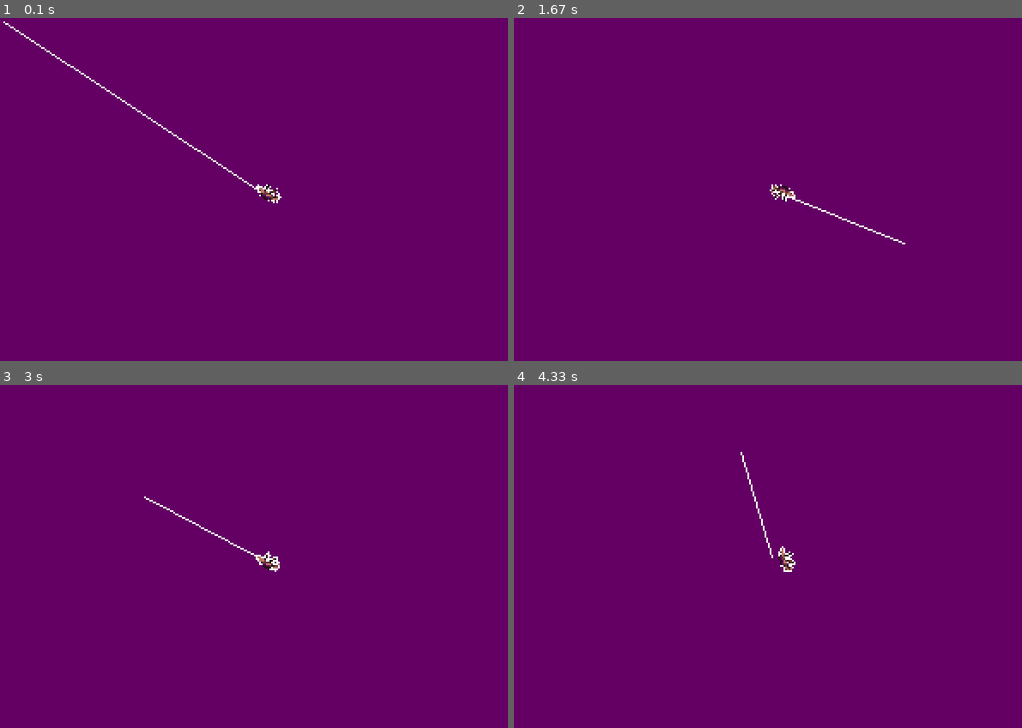
Above: before the commit, frames 1-4 (two rows, left to right).
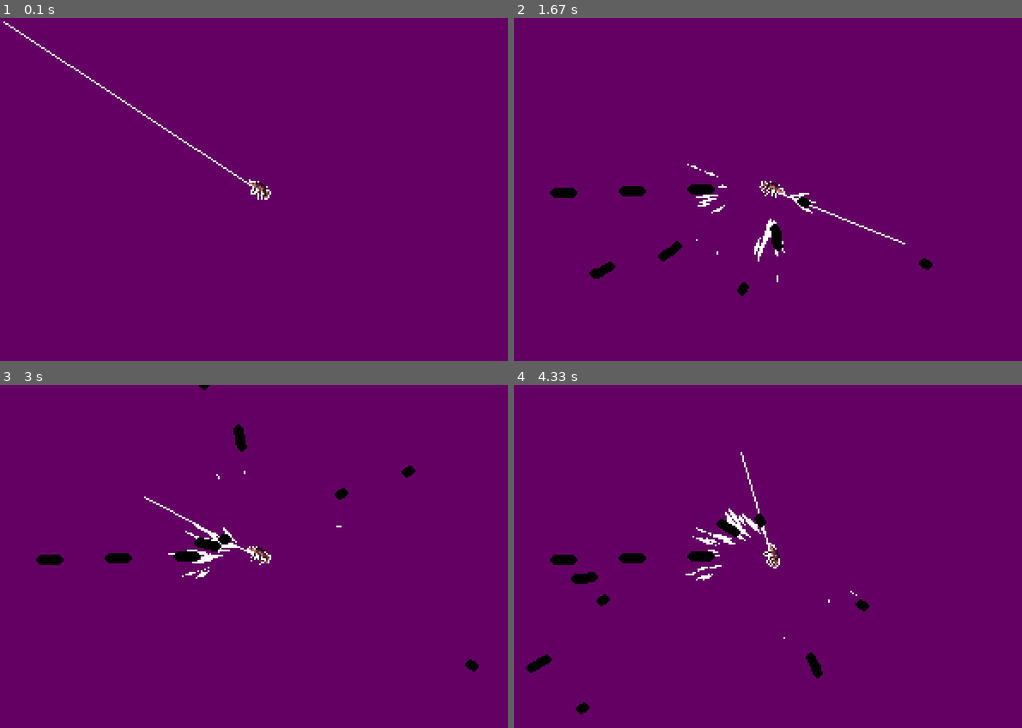
Above: after the commit, the same moments.

Repository: Aimisnotavailable/Python-Pygame
Game: pygame game, started from Game/rotation.py
The game is run twice, just before and just after one commit, with the same random seed, the same clock (stepped at 60 frames per second) and the same inputs.
Inputs (mouse positions are in pixels of both pictures, inside the frame that each line leads up to):
- Up to frame 1 (0.1 s): no input
- Up to frame 2 (1.67 s): press the mouse at (646, 192) at 0.37 s; move the mouse to (732, 230) at 0.47 s; release the mouse at (823, 264) at 0.6 s; press the mouse at (646, 192) at 0.7 s; move the mouse to (737, 206) at 0.8 s; release the mouse at (828, 220) at 0.93 s; press the mouse at (646, 192) at 1.03 s; move the mouse to (696, 234) at 1.13 s; release the mouse at (747, 278) at 1.27 s; press the mouse at (646, 192) at 1.37 s; move the mouse to (778, 216) at 1.47 s; release the mouse at (905, 244) at 1.6 s
- Up to frame 3 (3 s): press the mouse at (132, 559) at 1.7 s; move the mouse to (284, 604) at 1.8 s; release the mouse at (436, 645) at 1.93 s; press the mouse at (132, 559) at 2.03 s; move the mouse to (248, 529) at 2.13 s; release the mouse at (365, 494) at 2.27 s; press the mouse at (132, 559) at 2.37 s; move the mouse to (254, 515) at 2.47 s; release the mouse at (370, 474) at 2.6 s; press the mouse at (132, 559) at 2.7 s; move the mouse to (137, 529) at 2.8 s; release the mouse at (147, 494) at 2.93 s
- Up to frame 4 (4.33 s): press the mouse at (646, 559) at 3.03 s; move the mouse to (630, 621) at 3.13 s; release the mouse at (615, 683) at 3.27 s; press the mouse at (646, 559) at 3.37 s; move the mouse to (661, 570) at 3.47 s; release the mouse at (671, 583) at 3.6 s; press the mouse at (646, 559) at 3.7 s; move the mouse to (788, 597) at 3.8 s; release the mouse at (930, 638) at 3.93 s; press the mouse at (646, 559) at 4.03 s; move the mouse to (691, 505) at 4.13 s; release the mouse at (742, 453) at 4.27 s

The runs differ from the first frame. In frame 1, 0.2% of the frame differs, in the area x 48-56%, y 47-54%; in frame 2, 1.6%; in frame 3, 1.5%; in frame 4, 1.9%, in the area x 2-70%, y 36-96%.

Commit message:
Updated rotation

Diff:
--- a/Game/rotation.py
+++ b/Game/rotation.py
@@ -1,7 +1,9 @@
 import pygame
 import math
 import sys
+import random
 from scripts.utils import load_image
+from scripts.sparks import Sparks
 
 QUADRANTS = {(1, 0) : 0,
              (0, 0) : 180,
@@ -10,6 +12,8 @@
              }
 
 class Rotation:
+    def rect(self, pos, size):
+        return pygame.Rect(pos[0], pos[1], size[0], size[1])
 
     def run(self):
         self.screen = pygame.display.set_mode((600, 400))
@@ -19,17 +23,33 @@
 
         self.clock = pygame.time.Clock()
         angle = 0
-        midpoint = (150, 100)
+        midpoint = [150, 100]
         mpos = (400, 372)
         self.flip_x = 0
         self.flip_y = 0
         original_size = self.img.get_size()
+
+        self.img_pos = midpoint
+        self.sparks = []
+        self.projectiles = []
+        self.clicking = False
+
+        self.cd = 0
         while True:
             self.display.fill((100, 0, 100))
             for event in pygame.event.get():
                 if event.type == pygame.QUIT:
                     pygame.quit()
                     sys.exit()
+
+                if event.type == pygame.MOUSEBUTTONDOWN:
+                    if event.button == 1:
+                        self.clicking = True
+
+                if event.type == pygame.MOUSEBUTTONUP:
+                    if event.button == 1:
+                        self.clicking = False
+
             mpos = pygame.mouse.get_pos()
             mpos = (mpos[0]//2 , mpos[1]//2)
 
@@ -38,15 +58,49 @@
 
             quad = (self.flip_x, self.flip_y)
 
-            angle = (-1 * math.atan((mpos[1] - midpoint[1]) / (mpos[0] - midpoint[0]) if (mpos[0] - midpoint[0]) != 0 else 1 ) * (180 / math.pi)) + QUADRANTS[quad]
+            x = (mpos[0] - midpoint[0])
+            y = (mpos[1] - midpoint[1])
+
+            if x != 0:
+                angle = int((math.atan(y/x) * (-1 if self.flip_x else 1) * (180 / math.pi) ) + QUADRANTS[quad])
+            else:
+                angle = 90 if self.flip_y else 270
 
             img = pygame.transform.rotate(self.img , angle)
 
             pygame.draw.line(self.display, (255, 255, 255), midpoint, (mpos[0], mpos[1]))
-            new_size = img.get_size()
-            offset = (original_size[0] - new_size[0] ,  original_size[1] - new_size[1])
-            print(offset)
-            self.display.blit(img, (midpoint[0] + offset[0], midpoint[1] + offset[1]))
+
+            img_rect = img.get_rect(center=(self.img_pos))
+
+            self.display.blit(pygame.transform.flip(img, False ,  not self.flip_x), img_rect)
+            print(angle)
+
+            if self.clicking:
+                if self.cd == 0:
+                    # midpoint[0] += math.cos((-(angle + 180) * math.pi)/180) * 3
+                    # midpoint[1] += math.sin((-(angle + 180) * math.pi)/180) * 3
+                    sp_x = math.cos(((-angle if self.flip_x else angle) * math.pi)/180) * 10 + (midpoint[0])
+                    sp_y = math.sin(((-angle if self.flip_x else angle) * math.pi)/180) * 10 + (midpoint[1])
+                    for i in range(2):
+                        s_angle = ((-angle if self.flip_x else angle) * math.pi)/180 + random.random() - 0.5
+                        s_speed = random.random() + 2
+                        self.sparks.append(Sparks(s_angle ,s_speed, (sp_x, sp_y)))
+                    self.projectiles.append([[sp_x, sp_y], 2, ((-angle if self.flip_x else angle) * math.pi)/180, 300])
+                    #self.cd = 10
+
+            self.cd = max(0, self.cd - 1)
+            for spark in self.sparks.copy():
+                spark.render(self.display)
+                if spark.update():
+                    self.sparks.remove(spark)
+
+            for projectile in self.projectiles.copy():
+                projectile[0][0] += math.cos(projectile[2]) * projectile[1]
+                projectile[0][1] += math.sin(projectile[2]) * projectile[1]
+                pygame.draw.circle(self.display, (0, 0, 0), projectile[0], 3)
+                projectile[-1] -= 1
+                if not projectile[-1]:
+                    self.projectiles.remove(projectile)
 
             self.screen.blit(pygame.transform.scale(self.display, self.screen.get_size()), (0, 0))
             pygame.display.update()
